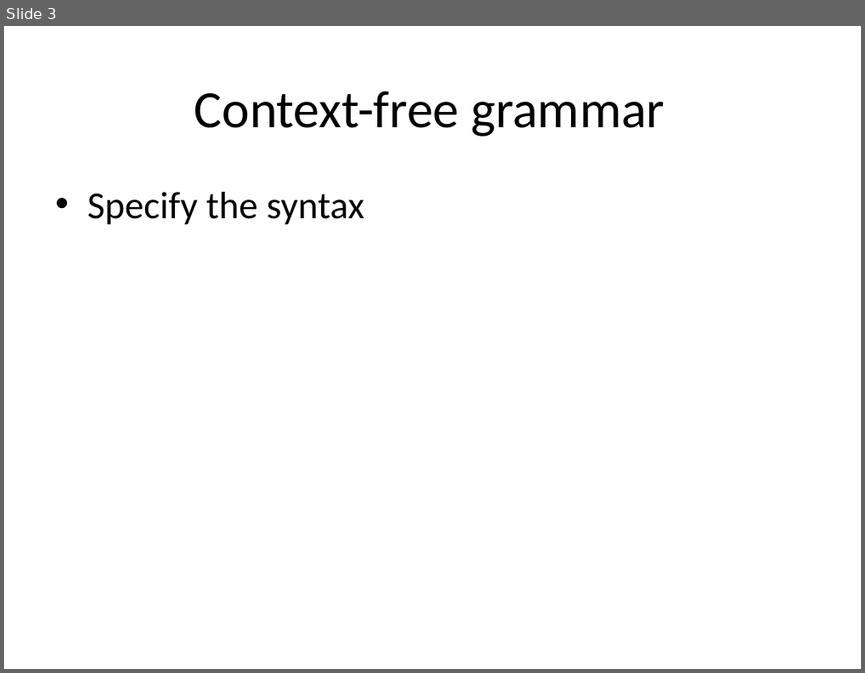
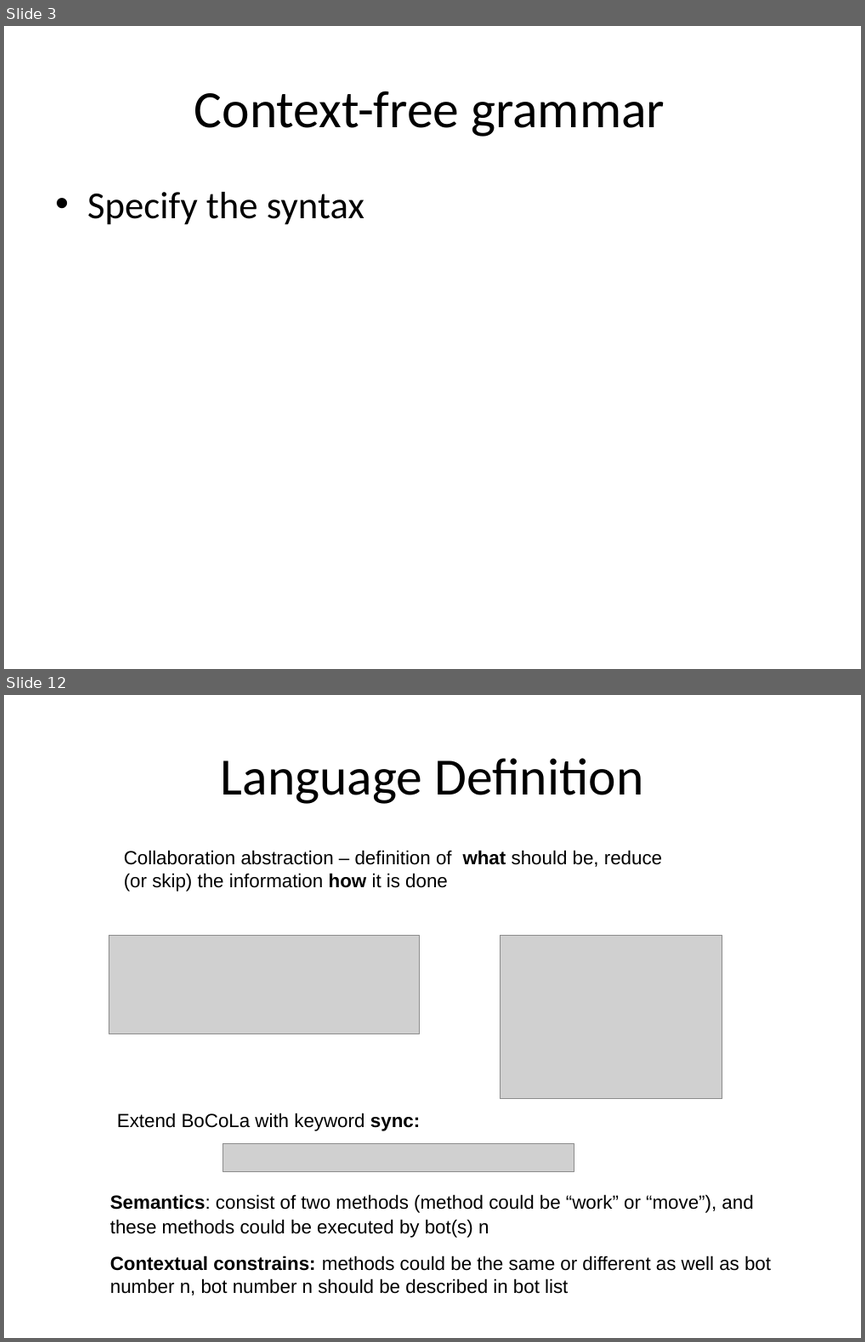
Before and after one commit to isurup/kalle-martin-group, a slide deck: SSE2/slides/1 Analysis.ppt. Shown one above the other, each under a label of ours: slide 3 before the commit, slides 3 and 12 after it; the slides between them are not shown. The pictures are 865x673 and 865x1342 pixels, drawn with LibreOffice and Linux fonts; fonts in the diff are those of the drawing; grey boxes stand for pictures. Boxes give left, top, right and bottom in pixels: in the first picture for what was removed or moved away, otherwise in the second. Text is boxed around its words. In the diff, an @@ line names an element or a change of style, - is before the commit and + after.

```diff
--- a/SSE2/slides/1 Analysis.ppt
+++ b/SSE2/slides/1 Analysis.ppt
@@ slide 12 added at (4, 695, 861, 1338), background #FFFFFF @@
@@ title added at (221, 758, 643, 804), 44 pt, text #000000 @@
+Language Definition
@@ text added at (124, 850, 662, 891), 16 pt, text #000000 @@
+Collaboration abstraction – definition of what should be, reduce (or skip) the information how it is done
@@ picture added at (109, 936, 419, 1034) @@
@@ picture added at (500, 936, 722, 1100) @@
@@ text added at (117, 1112, 420, 1131), 16 pt, text #000000 @@
+Extend BoCoLa with keyword sync:
@@ picture added at (223, 1143, 574, 1171) @@
@@ text added at (110, 1194, 771, 1295), 16 pt, text #000000 @@
+Semantics: consist of two methods (method could be “work” or “move”), and these methods could be executed by bot(s) n
+Contextual constrains: methods could be the same or different as well as bot number n, bot number n should be described in bot list
```
Also in this commit, not shown: 5 slides changed, 9 other slides added.
